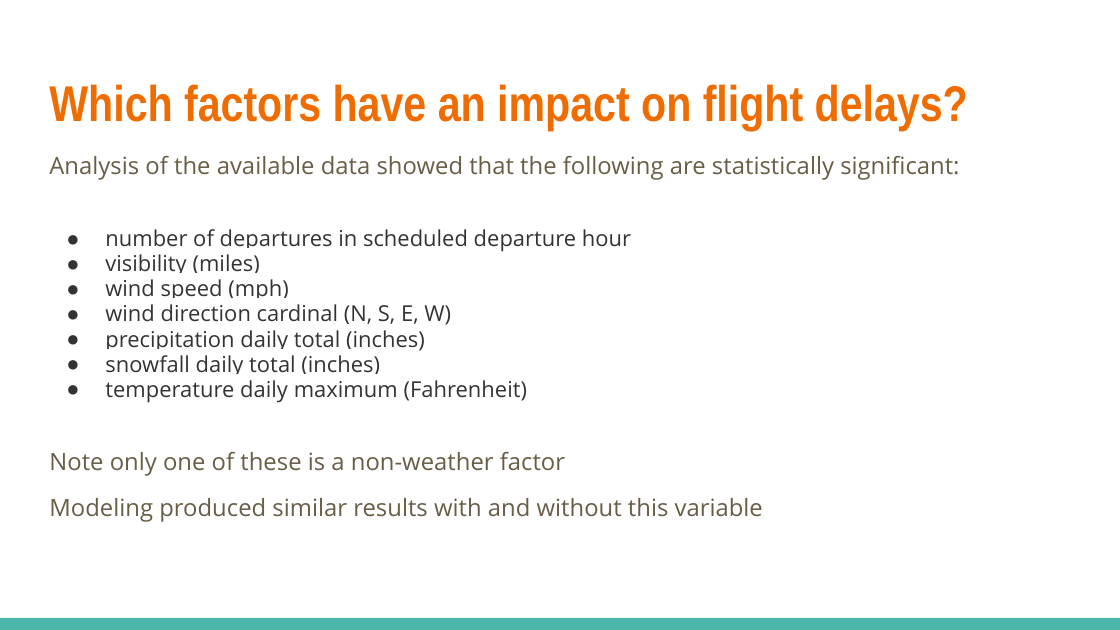
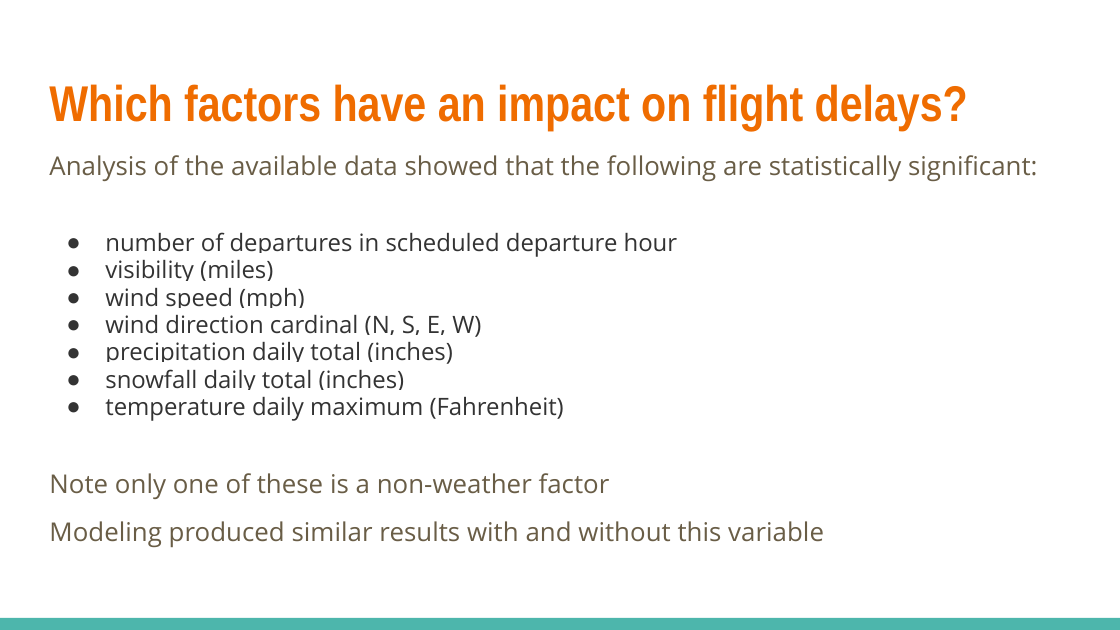
Before and after one commit to NeilEcosse/flight_delays, a slide deck: slide 7 of documentation/presentation.pptx (slide 6 before the commit). Drawn at 1120x630 pixels with LibreOffice and Linux fonts; fonts in the diff are those of the drawing. Boxes give left, top, right and bottom in pixels: in the first picture for what was removed or moved away, otherwise in the second. Text is boxed around its words. In the diff, an @@ line names an element or a change of style, - is before the commit and + after.

```diff
--- a/documentation/presentation.pptx
+++ b/documentation/presentation.pptx
@@ text "Analysis of the available data ..." at (x1=49, y1=155, x2=1037, y2=548): size 15.3 to 16.6 pt in "Analysis of the available data showed that ...", "Note only one of these is a ...", "Modeling produced similar results with and without ..."; size 14.2 to 15.4 pt in "number of departures in scheduled departure hour", "visibility (miles)", "wind speed (mph)", "wind direction cardinal (N, S, E, W)" and 3 more places @@
```
Also in this commit, not shown: 4 other slides changed, 1 slide added, 2 other files.
